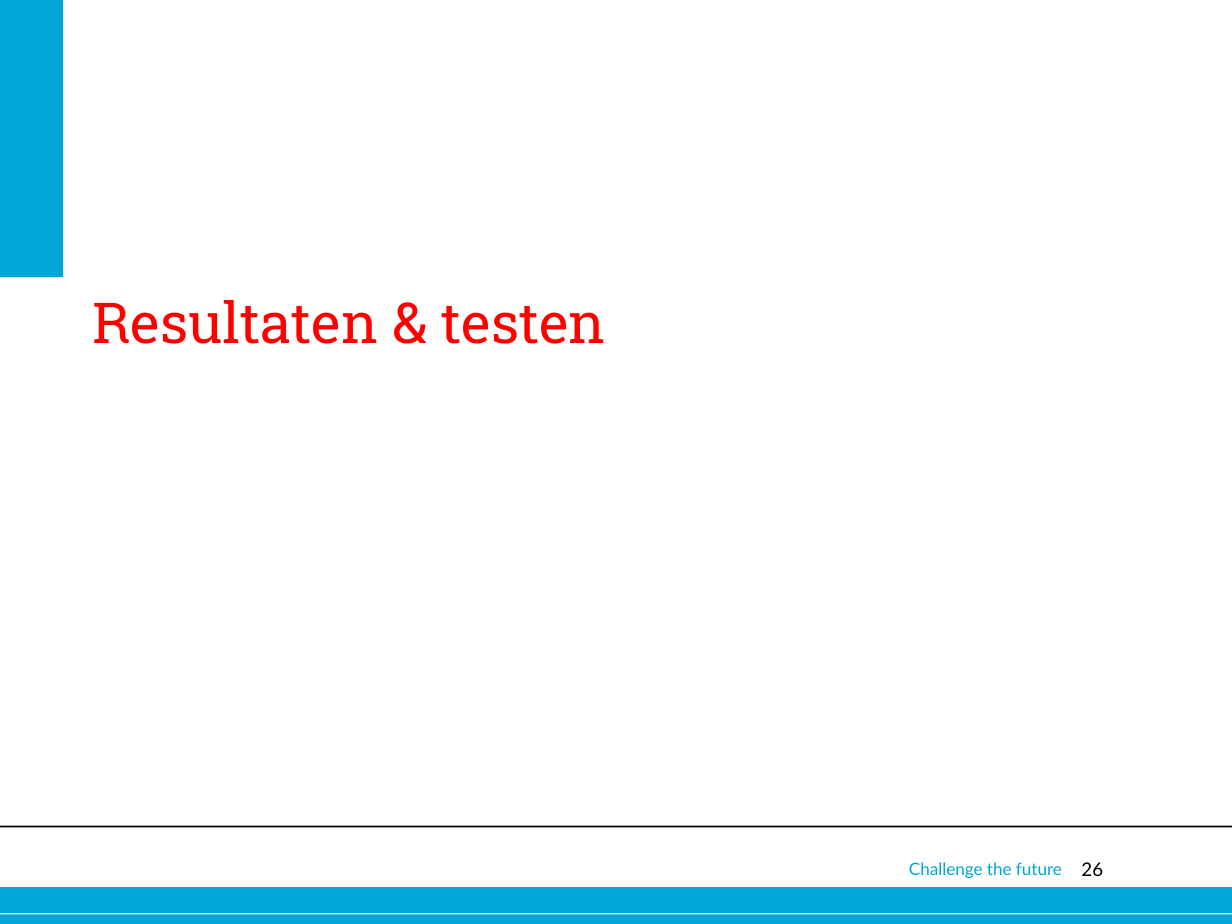
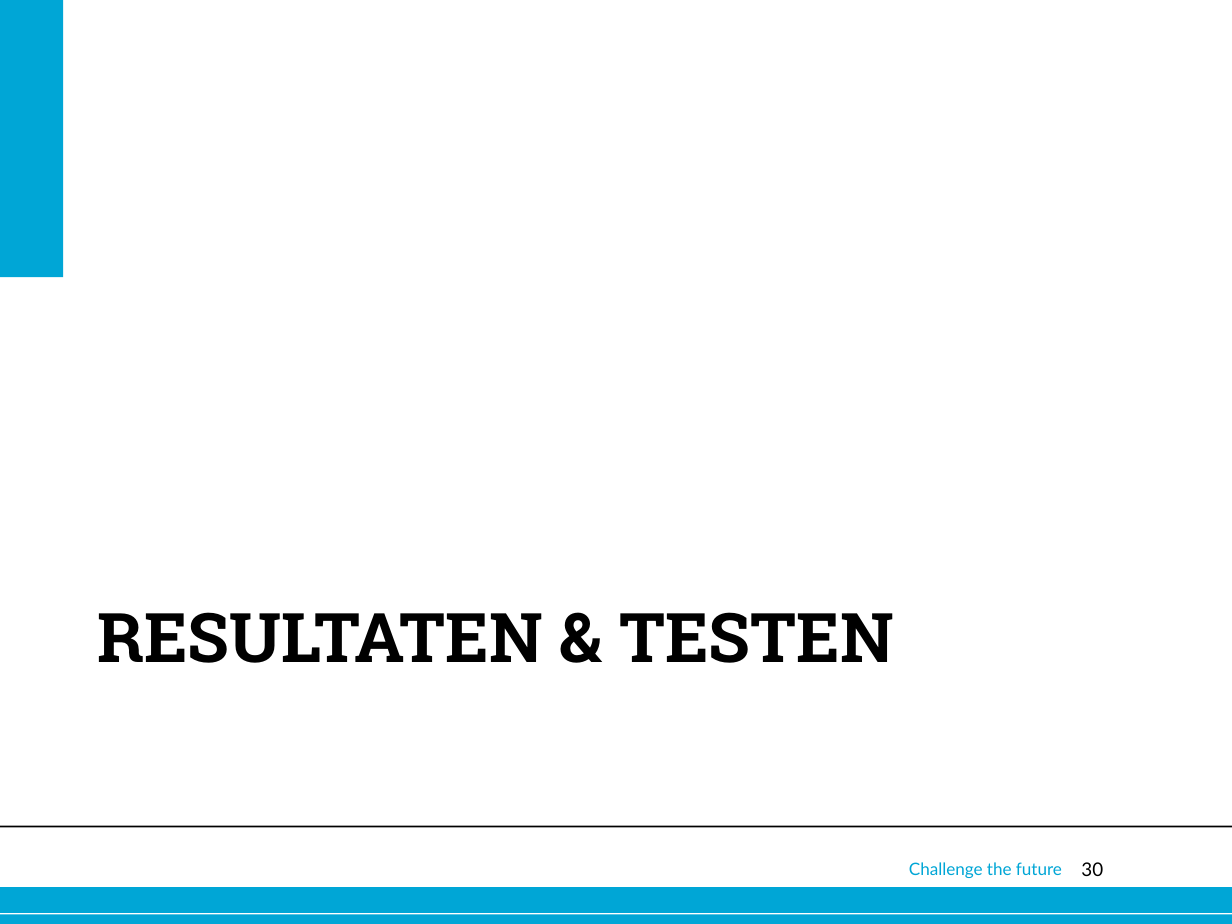
Before and after one commit to Alex-Oudsen/EPO-3, a slide deck: slide 30 of Presentatie/Presentatie groep A1.pptx (slide 26 before the commit). Drawn at 1232x924 pixels with LibreOffice and Linux fonts; fonts in the diff are those of the drawing; background and template pictures are left out. Boxes give left, top, right and bottom in pixels: in the first picture for what was removed or moved away, otherwise in the second. Text is boxed around its words. In the diff, an @@ line names an element or a change of style, - is before the commit and + after.

```diff
--- a/Presentatie/Presentatie groep A1.pptx
+++ b/Presentatie/Presentatie groep A1.pptx
@@ text at [97,612,893,663]: text changed; size 33 to 40 pt; text colour #FF0000 to #000000; bold on @@
-Resultaten & testen
+RESULTATEN & TESTEN
@@ page number at [1081,862,1103,876]: text changed @@
-26
+30
```
Also in this commit, not shown: 1 other slide changed, 7 slides added, 1 slide removed.
